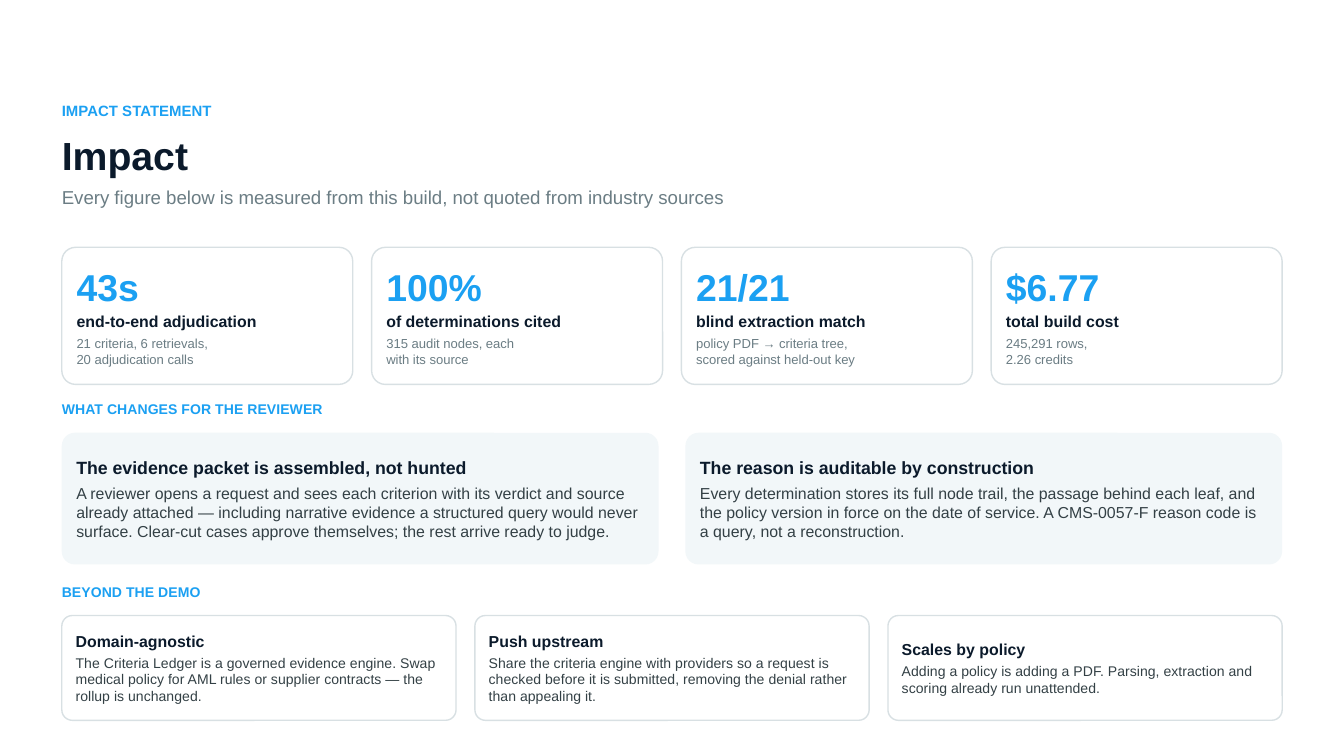
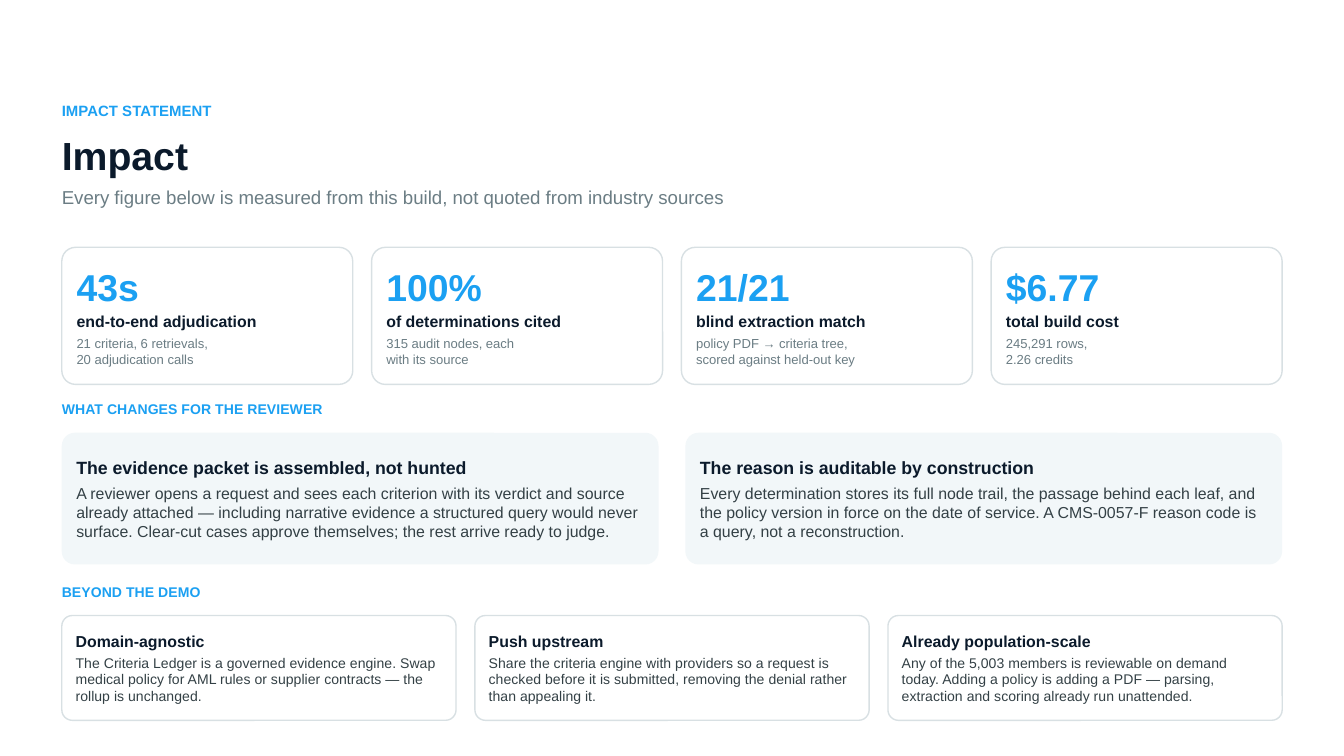
Before and after one commit to Favas111/verity-pa-copilot, a slide deck: slide 7 of docs/verity-prototype.pptx. Drawn at 1344x756 pixels with LibreOffice and Linux fonts; fonts in the diff are those of the drawing; background and template pictures are left out. Boxes give left, top, right and bottom in pixels: in the first picture for what was removed or moved away, otherwise in the second. Text is boxed around its words. In the diff, an @@ line names an element or a change of style, - is before the commit and + after.

```diff
--- a/docs/verity-prototype.pptx
+++ b/docs/verity-prototype.pptx
@@ text in rounded rectangle at box(902, 635, 1227, 704): text changed @@
-Scales by policy
-Adding a policy is adding a PDF. Parsing, extraction and scoring already run unattended.
+Already population-scale
+Any of the 5,003 members is reviewable on demand today. Adding a policy is adding a PDF — parsing, extraction and scoring already run unattended.
```
Also in this commit, not shown: 1 other slide changed, 2 other files.
